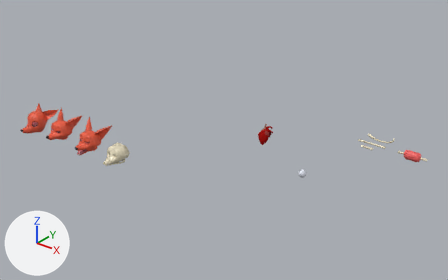
Renders of the Blender file resources/meshes/gibs.blend from each side of a commit.
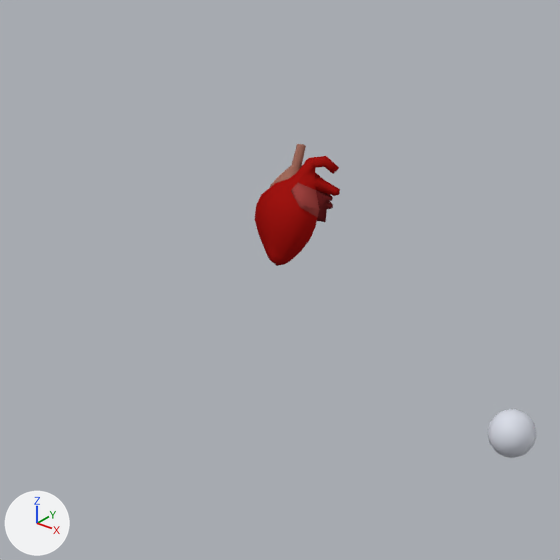
Each version appears first whole from a 50 mm camera at (3.74, -5.08, 3.22) aimed at (-0.41, 0.1, 0.01), and next in a close-up on the part from 48% to 69% of the width and 35% to 70% of the height. Arrows for +X, +Y and +Z are at lower left; the lights stay in place.

The older version as bpy lines, for what is in view:
```python
mat_heart01 = principled_material('heart01')
mat_heart01.texture = img_heart01
mat_heart01.roughness = 0.0
mat_heart01.specular_ior_level = 0.0
me_cube = bpy.data.meshes.new('Cube')
me_cube.from_pydata(...)  # 160 vertices, 204 faces; spans x -0.066..0.095, y -0.109..0.061, z -0.082..0.136
me_cube.polygons.foreach_set('use_smooth', [True] * 204)
me_cube.materials.append(mat_heart01)  # picture img_heart01
me_eye01 = bpy.data.meshes.new('eye01')
me_eye01.from_pydata(...)  # a UV sphere (16 segments, 8 rings, poles along z) spanning x -0.045..0.045, y -0.045..0.045, z -0.045..0.045
me_eye01.polygons.foreach_set('use_smooth', [True] * 128)
me_eye01.materials.append(mat_eye01)  # white #d9dce7
me_eye02 = bpy.data.meshes.new('eye02')
me_eye02.from_pydata(...)  # 43 vertices, 82 faces; spans x -0.045..0.045, y -0.045..0.045, z -0.045..0.045
me_eye02.polygons.foreach_set('use_smooth', [True] * 82)
me_eye02.materials.append(mat_eye01)  # white #d9dce7
ob_eye01 = bpy.data.objects.new('eye01', me_eye01)
ob_eye01.location = (0.75, 0.0, 0.0)
ob_eye02 = bpy.data.objects.new('eye02', me_eye02)
ob_eye02.location = (0.5, 0.0, 0.0)
ob_eye02.hide_render = True
ob_heart01 = bpy.data.objects.new('heart01', me_cube)
ob_heart01.location = (-0.043, 0.435, 0.053)
```
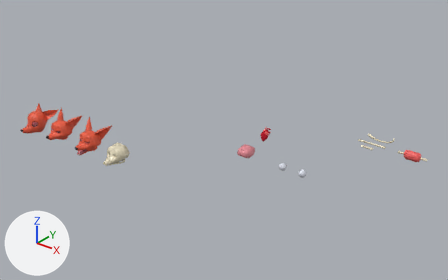
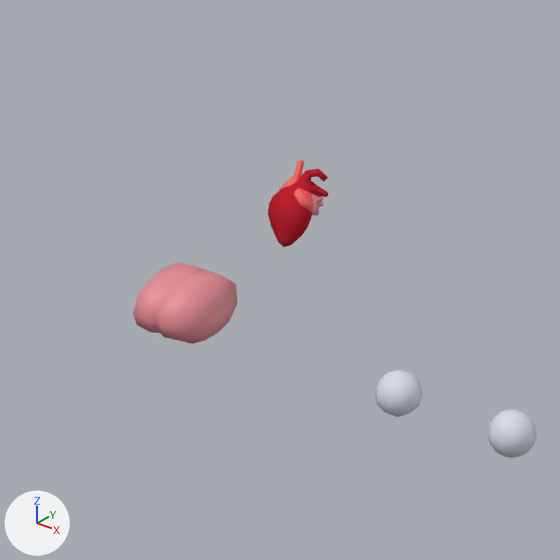
The change, as a diff of the scene's bpy script:
```diff
--- a/resources/meshes/gibs.blend.py
+++ b/resources/meshes/gibs.blend.py
@@ mat_heart01 @@
 mat_heart01 = principled_material('heart01')
-mat_heart01.texture = img_heart01
+mat_heart01.base_color = (0.503, 0.0168, 0.0307)  # red #bc2331
 mat_heart01.roughness = 0.0
@@ me_cube @@
 me_cube.from_pydata(...)  # 160 vertices, 204 faces; spans x -0.066..0.095, y -0.109..0.061, z -0.082..0.136
 # used by ob_heart01; location = (-0.043, 0.435, 0.053)
+# me_cube part 1: the whole mesh is scaled about its middle by 0.712, then moved by (-0.001, 0.006, 0.001)
 me_cube.materials.append(mat_heart01)
@@ me_brain01 @@
+me_brain01.from_pydata(...)  # 96 vertices, 180 faces; spans x -0.079..0.079, y -0.103..0.104, z -0.063..0.094
+me_brain01.polygons.foreach_set('use_smooth', [True] * 180)
+# faces by material slot: [148, 32]
+me_brain01.materials.append(mat_insides01)  # pink #e78d97
+me_brain01.materials.append(mat_meat01)  # red #f46260
@@ ob_eye02 @@
 ob_eye02.location = (0.5, 0.0, 0.0)
-ob_eye02.hide_render = True
@@ ob_brain01 @@
+ob_brain01 = bpy.data.objects.new('brain01', me_brain01)
+ob_brain01.location = (0.0, 0.0, 0.0)
```

Pixel boxes [x1, y1, x2, y2] of what changed, in the close-ups (560 x 560 px):
'brain01', added (pink): after [133, 263, 237, 344]
    faces in mat_insides01 (pink #e78d97): [133, 263, 237, 342]
'heart01', surface changed, mesh rescaled (29% narrower, 28% shorter): before [255, 144, 340, 266]; after [268, 160, 328, 247]
'eye02', shown: after [374, 369, 423, 417]
